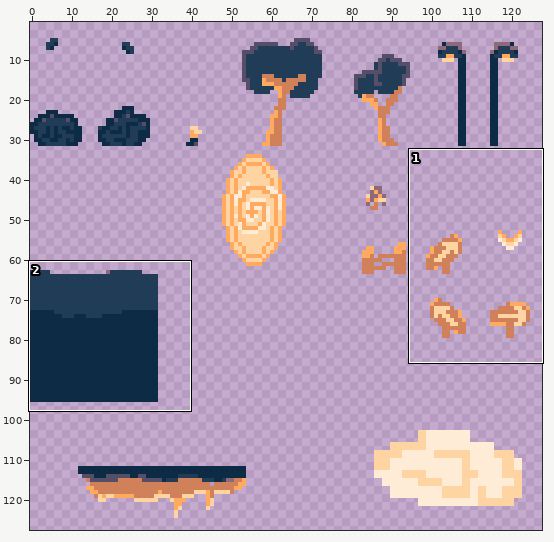
One commit to this pixel-art file: assets/spritesheet.aseprite. Above: a wide view before the commit, with the close-up outlined.
Close-up. Before the edit:
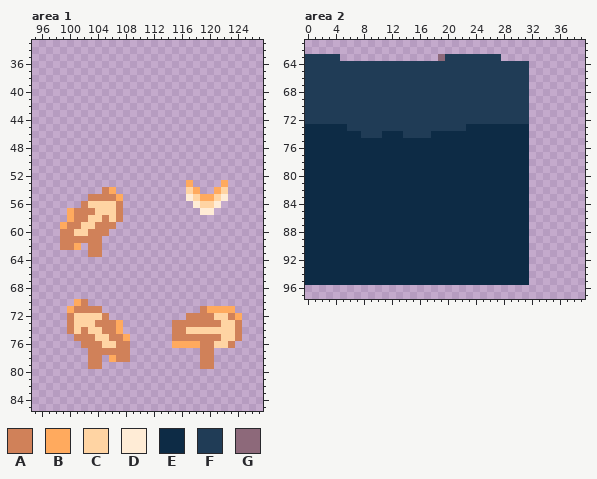
128x128 pixels, 1 frame. Shown: area 1: x 95..127, y 33..85; area 2: x 0..39, y 61..97. The wide view leaves out empty margins.
Palette (. is transparent): A #d08159  B #ffaa5e  C #ffd4a3  D #ffecd6  E #0d2b45  F #203c56  G #8d697a
Pixels before, area 1, first column x 99:
53 ..................B....B..
54 ......AB..........CB..BC..
55 ....AAAAB.........DCBBCD..
56 ...ACCCCA..........DCCD...
57 .BAAACCCA...........DD....
58 .BAACCACA.................
59 BAACCAAA..................
60 AACCAAA...................
61 AAAAAA....................
62 AAB.AA....................
63 ....AA....................
64 ..........................
65 ..........................
66 ..........................
67 ..........................
68 ..........................
69 ..........................
70 ..BA......................
71 .BAAAA..............ABBBB.
72 .ACCCCA...........AAAACCAB
73 .ACCCAAAB.......AAAAAAACCA
74 .ACACCAAB.......AACCCCCCCA
75 ..AAACCAAB......AAAAAAACCA
76 ...AAACCAA......BBBBAACCA.
77 ....AAAAAA..........AA....
78 ....AA.BAA..........AA....
79 ....AA..............AA....
Pixels before, area 2, first column x 0:
63 FFFFF..............GFFFFFFFF....
64 FFFFFFFFFFFFFFFFFFFFFFFFFFFFFFFF
65 FFFFFFFFFFFFFFFFFFFFFFFFFFFFFFFF
66 FFFFFFFFFFFFFFFFFFFFFFFFFFFFFFFF
67 FFFFFFFFFFFFFFFFFFFFFFFFFFFFFFFF
68 FFFFFFFFFFFFFFFFFFFFFFFFFFFFFFFF
69 FFFFFFFFFFFFFFFFFFFFFFFFFFFFFFFF
70 FFFFFFFFFFFFFFFFFFFFFFFFFFFFFFFF
71 FFFFFFFFFFFFFFFFFFFFFFFFFFFFFFFF
72 FFFFFFFFFFFFFFFFFFFFFFFFFFFFFFFF
73 EEEEEEFFFFFFFFFFFFFFFFFEEEEEEEEE
74 EEEEEEEEFFFEEEFFFFEEEEEEEEEEEEEE
75 EEEEEEEEEEEEEEEEEEEEEEEEEEEEEEEE
76 EEEEEEEEEEEEEEEEEEEEEEEEEEEEEEEE
77 EEEEEEEEEEEEEEEEEEEEEEEEEEEEEEEE
78 EEEEEEEEEEEEEEEEEEEEEEEEEEEEEEEE
79 EEEEEEEEEEEEEEEEEEEEEEEEEEEEEEEE
80 EEEEEEEEEEEEEEEEEEEEEEEEEEEEEEEE
81 EEEEEEEEEEEEEEEEEEEEEEEEEEEEEEEE
82 EEEEEEEEEEEEEEEEEEEEEEEEEEEEEEEE
83 EEEEEEEEEEEEEEEEEEEEEEEEEEEEEEEE
84 EEEEEEEEEEEEEEEEEEEEEEEEEEEEEEEE
85 EEEEEEEEEEEEEEEEEEEEEEEEEEEEEEEE
86 EEEEEEEEEEEEEEEEEEEEEEEEEEEEEEEE
87 EEEEEEEEEEEEEEEEEEEEEEEEEEEEEEEE
88 EEEEEEEEEEEEEEEEEEEEEEEEEEEEEEEE
89 EEEEEEEEEEEEEEEEEEEEEEEEEEEEEEEE
90 EEEEEEEEEEEEEEEEEEEEEEEEEEEEEEEE
91 EEEEEEEEEEEEEEEEEEEEEEEEEEEEEEEE
92 EEEEEEEEEEEEEEEEEEEEEEEEEEEEEEEE
93 EEEEEEEEEEEEEEEEEEEEEEEEEEEEEEEE
94 EEEEEEEEEEEEEEEEEEEEEEEEEEEEEEEE
95 EEEEEEEEEEEEEEEEEEEEEEEEEEEEEEEE
Now the later version:
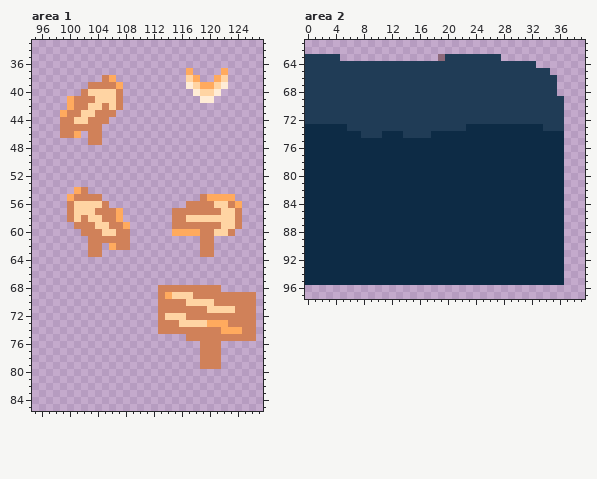
Difference:
Changed rows in their new state; - is an unchanged pixel.
Area 1:
first column x 99:
37 ------------------B----B
38 ------AB----------CB--BC
39 ----AAAAB---------DCBBCD
40 ---ACCCCA----------DCCD-
41 -BAAACCCA-----------DD--
42 -BAACCACA---------------
43 BAACCAAA----------------
44 AACCAAA-----------------
45 AAAAAA------------------
46 AAB-AA------------------
47 ----AA------------------
first column x 99:
53 ------------------.----.--
54 --BA--..----------..--..--
55 -BAA--...---------..A-BBB-
56 -ACC--A..---------AAAACCAB
57 -ACCCAAAB-------AAAAAAACCA
58 -AC----AB-------AACCCCCCCA
59 ..-AACC-AB------AAAAAAACCA
60 ...A--CCAA------BBBBAACCA-
61 ....--AAAA----------AA----
62 ...----BAA----------AA----
63 --------------------AA----
first column x 100:
68 -------------AAAAAAAAA-----
69 -------------ABCCCAAAAAAAAA
70 -..----------AAAACCCCAAAAAA
71 .....--------AAAAAA-CCCCAAA
72 ......-------ACCC----AA-AAA
73 ........-----AA-CCCCBBBA-AA
74 ........-----AA--AAAAABBBAA
75 -........------..-----AA-AA
76 --.......------....--A..---
77 ---......------------A-----
78 ---..-...------------A-----
79 ---..----------------A-----
Area 2:
first column x 32:
64 F----
65 FFF--
66 FFFF-
67 FFFF-
68 FFFF-
69 FFFFF
70 FFFFF
71 FFFFF
72 FFFFF
73 EEFFF
74 EEEEE
75 EEEEE
76 EEEEE
77 EEEEE
78 EEEEE
79 EEEEE
80 EEEEE
81 EEEEE
82 EEEEE
83 EEEEE
84 EEEEE
85 EEEEE
86 EEEEE
87 EEEEE
88 EEEEE
89 EEEEE
90 EEEEE
91 EEEEE
92 EEEEE
93 EEEEE
94 EEEEE
95 EEEEE
Boxes around the changes in both close-ups, in picture pixels (x1, y1, x2, y2):
added: (186, 68, 228, 103)
added: (60, 75, 123, 145)
changed: (158, 180, 256, 369)
changed: (60, 187, 130, 250)
erased: (67, 299, 130, 369)
added: (529, 61, 564, 285)
